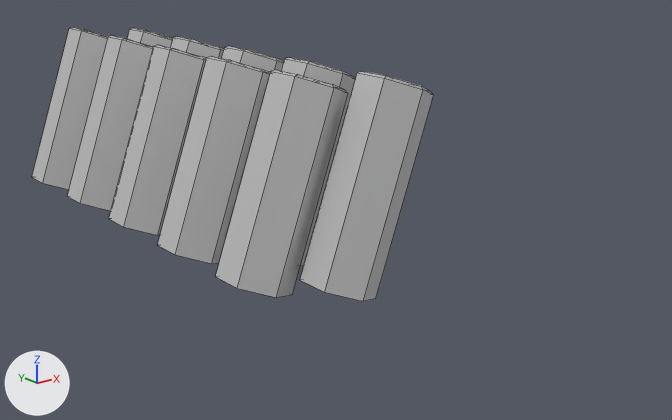
One commit to the FBX model Repel/Assets/David/Models/Animated_Background.fbx: the scene before it, then after it.
Both versions are drawn from a 50 mm camera at (-43.3, -70.7, 14.4) aimed at (2.1, -13.9, -8.3). Arrows for +X, +Y and +Z are at lower left; the lights stay in place. Mesh edges are drawn as thin lines. Where no turn or scale is listed for an object, it has been applied to the vertices.

Names of what the first picture shows: 'Background_hexagon_1', 'Background_hexagon_2', 'Background_hexagon_3', 'Background_hexagon_4', 'Background_hexagon_5', 'Background_hexagon_6', 'Background_hexagon_7', 'Background_hexagon_8', 'Background_hexagon_9'.
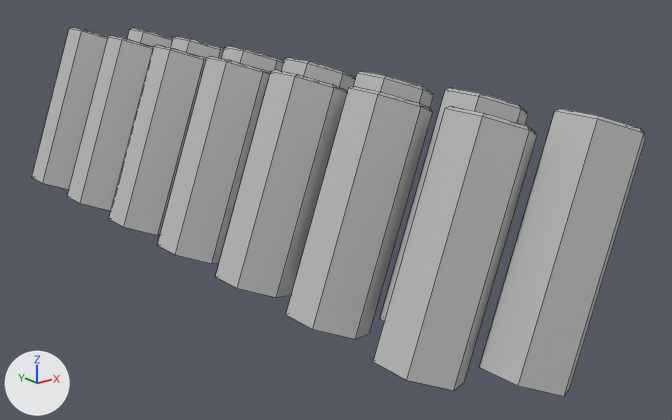
What differs and where, as boxes [x1, y1, x2, y2] in the pictures (672 x 420 px):
'Background_hexagon_14', added: after [480, 109, 646, 396]
'Background_hexagon_13', added: after [373, 106, 537, 391]
'Background_hexagon_12', added: after [286, 86, 432, 339]
'Background_hexagon_11', added: after [380, 88, 528, 321]
'Background_hexagon_6', unchanged, covered by the edit: before [300, 71, 434, 301]; after [354, 71, 434, 108]

Diff of the bpy script that builds the scene:
```diff
--- a/Repel/Assets/David/Models/Animated_Background.fbx.py
+++ b/Repel/Assets/David/Models/Animated_Background.fbx.py
@@ me_mesh_011 @@
+me_mesh_011.from_pydata(...)  # 19 vertices, 18 faces; spans x -7.9..2.4, y -2.9..2.9, z -15.9..0.8
+me_mesh_011.materials.append(mat_background_matt)  # grey #bcbcbc
@@ ob_background_hexagon_14 @@
+ob_background_hexagon_14 = bpy.data.objects.new('Background_hexagon_14', me_mesh_007.copy())  # the mesh of ob_background_hexagon_8
+ob_background_hexagon_14.location = (2.73, -38.21, 2.96)
@@ ob_background_hexagon_11 @@
+ob_background_hexagon_11 = bpy.data.objects.new('Background_hexagon_11', me_mesh_007.copy())  # the mesh of ob_background_hexagon_8
+ob_background_hexagon_11.location = (2.73, -29.21, 2.96)
@@ ob_background_hexagon_12 @@
+ob_background_hexagon_12 = bpy.data.objects.new('Background_hexagon_12', me_mesh_011)
+ob_background_hexagon_12.location = (-1.77, -24.71, 2.96)
@@ ob_background_hexagon_13 @@
+ob_background_hexagon_13 = bpy.data.objects.new('Background_hexagon_13', me_mesh_011.copy())
+ob_background_hexagon_13.location = (-1.77, -33.71, 2.96)
```
